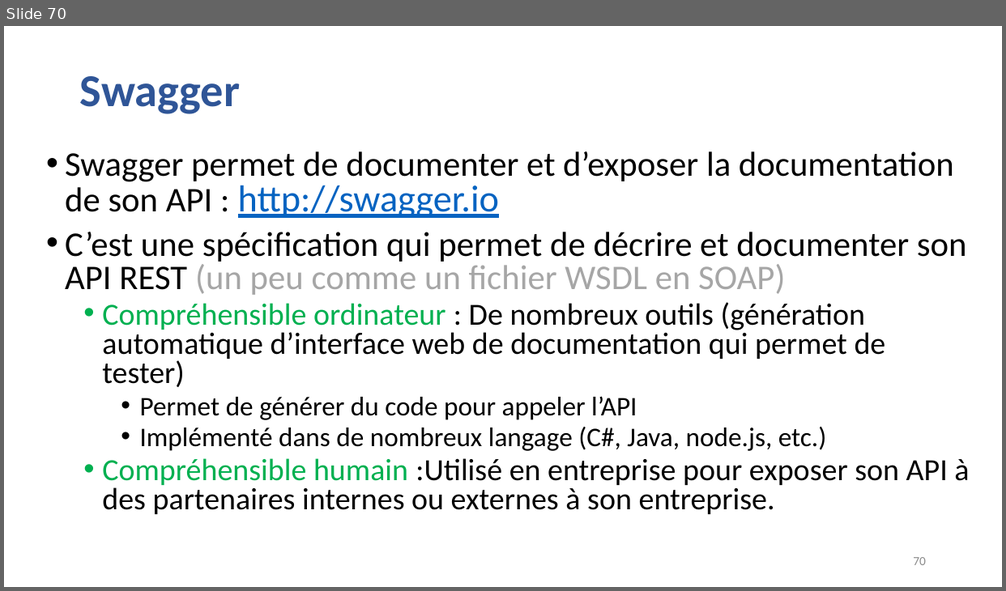
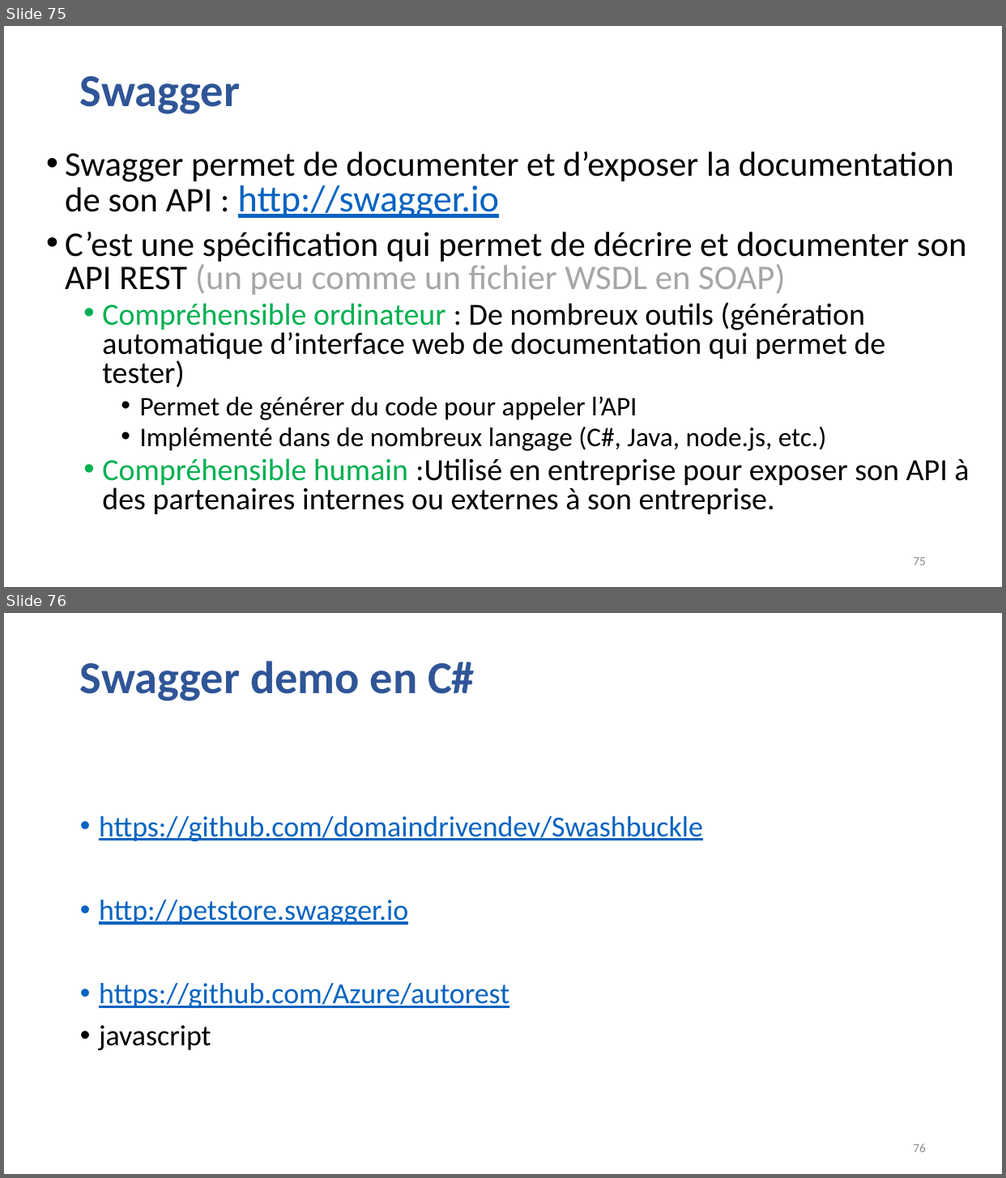
Before and after one commit to guillaumechervet/course.rest, a slide deck: documentations/3 - Web Services partie REST.pptx. Shown one above the other, each under a label of ours: slide 70 before the commit, slides 75 and 76 after it. The pictures are 1006x591 and 1006x1178 pixels, drawn with LibreOffice and Linux fonts; fonts in the diff are those of the drawing. Boxes give left, top, right and bottom in pixels: in the first picture for what was removed or moved away, otherwise in the second. Text is boxed around its words. In the diff, an @@ line names an element or a change of style, - is before the commit and + after.

```diff
--- a/documentations/3 - Web Services partie REST.pptx
+++ b/documentations/3 - Web Services partie REST.pptx
@@ slide 76 added at [4, 613, 1002, 1174], background #FFFFFF @@
@@ title added at [80, 661, 475, 701], 44 pt, text #2F5597, bold @@
+Swagger demo en C#
@@ text added at [99, 816, 703, 1050], 28 pt, text #0563C1, underline @@
+• https://github.com/domaindrivendev/Swashbuckle
+• http://petstore.swagger.io
+• https://github.com/Azure/autorest
+• javascript
@@ page number added at [913, 1144, 926, 1152], 12 pt, text #8C8C8C @@
+76
@@ what was slide 70 is now slide 75 @@
@@ page number at [913, 557, 926, 565]: text changed @@
-70
+75
```
Also in this commit, not shown: 8 slides changed, 7 other slides added, 2 slides removed.
